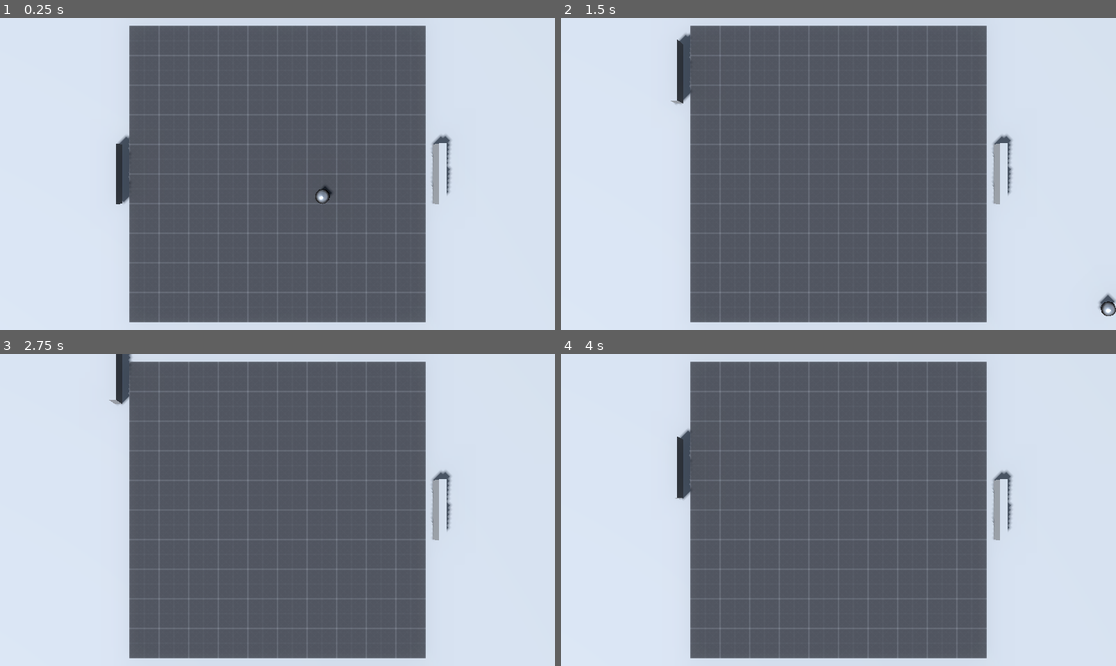
Above: before the commit, frames 1-4 (two rows, left to right).
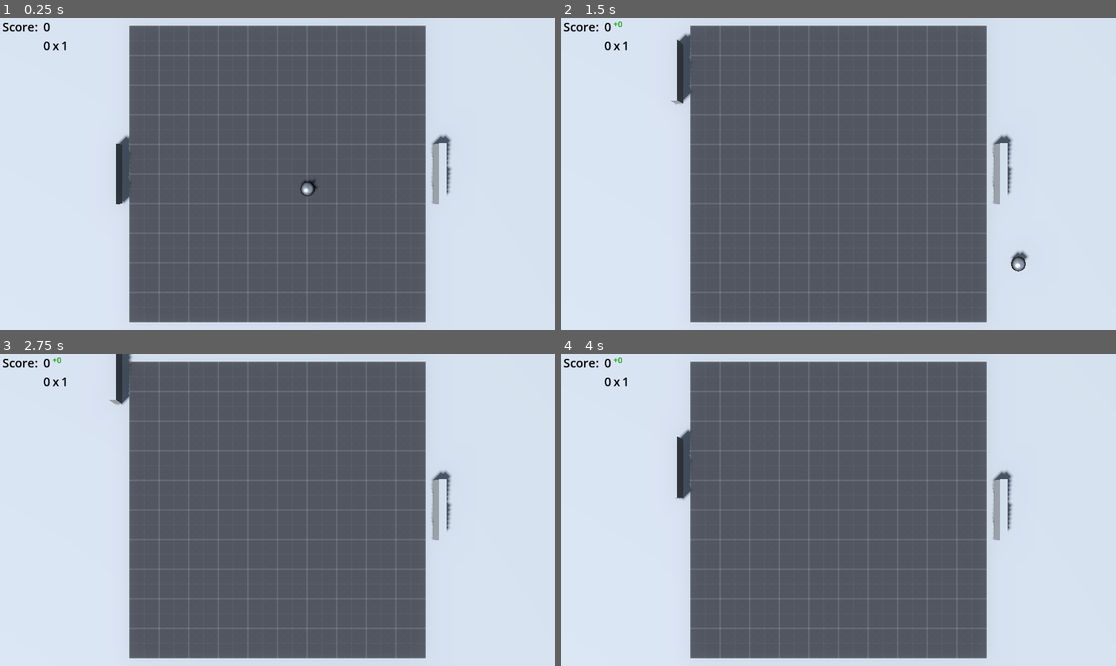
Above: after the commit, the same moments.

Repository: newtsquid-games/newtsquid-pingpong
Game: Godot game, scene res://stages/pingpong-stage.tscn
Same seed, same stepped clock (60 frames per second), same inputs: the game is played once before the commit and once after it.
Inputs:
- Up to frame 1 (0.25 s): no input
- Up to frame 2 (1.5 s): hold W (MoveUp1) 0.53-1.28 s; hold S (MoveDown1) from 1.28 s (still down)
- Up to frame 3 (2.75 s): release S (MoveDown1) at 2.03 s; hold W (MoveUp1) from 2.03 s (still down)
- Up to frame 4 (4 s): tap Enter at 3.5 s; release W (MoveUp1) at 3.53 s; hold S (MoveDown1) from 3.53 s (still down)

The runs differ from the first frame. In frame 1, 0.4% of the frame differs, in the area x 0-60%, y 1-60%; in frame 2, 0.5%, in the area x 0-100%, y 1-96%; in frame 3, 0.2%; in frame 4, 0.2%.

Commit message:
Add a simple scoring mechanic + ball speed now increases with the score multiplier
Added a new HUD scene that contains the total score, incremental value, value per collision, and current multiplier. The multiplier is based on the number of consecutive collisions the ball makes to the paddle. It will reset if the ball misses the paddle.

Diff:
--- /dev/null
+++ b/objects/HUD.tscn
@@ -0,0 +1,85 @@
+[gd_scene load_steps=3 format=3 uid="uid://dq8vtjimgmehf"]
+
+[ext_resource type="Script" path="res://objects/hud.gd" id="1_0n7wc"]
+
+[sub_resource type="LabelSettings" id="LabelSettings_fwcf0"]
+font_size = 25
+font_color = Color(0, 0, 0, 1)
+
+[node name="Hud" type="Control"]
+layout_mode = 3
+anchors_preset = 15
+anchor_right = 1.0
+anchor_bottom = 1.0
+grow_horizontal = 2
+grow_vertical = 2
+script = ExtResource("1_0n7wc")
+
+[node name="RootScoreContainer" type="VBoxContainer" parent="."]
+custom_minimum_size = Vector2(500, 0)
+layout_mode = 1
+anchors_preset = -1
+offset_right = 40.0
+offset_bottom = 40.0
+
+[node name="TotalScoreContainer" type="MarginContainer" parent="RootScoreContainer"]
+layout_mode = 2
+theme_override_constants/margin_left = 5
+
+[node name="ScoreDataContainer" type="HBoxContainer" parent="RootScoreContainer/TotalScoreContainer"]
+layout_direction = 2
+layout_mode = 2
+theme_override_constants/separation = 5
+
+[node name="ScoreContainer" type="HBoxContainer" parent="RootScoreContainer/TotalScoreContainer/ScoreDataContainer"]
+layout_mode = 2
+theme_override_constants/separation = 5
+
+[node name="ScoreDisplay" type="Label" parent="RootScoreContainer/TotalScoreContainer/ScoreDataContainer/ScoreContainer"]
+layout_direction = 2
+layout_mode = 2
+size_flags_horizontal = 0
+size_flags_vertical = 1
+text = "Score: "
+label_settings = SubResource("LabelSettings_fwcf0")
+
+[node name="ScoreValue" type="Label" parent="RootScoreContainer/TotalScoreContainer/ScoreDataContainer/ScoreContainer"]
+layout_mode = 2
+size_flags_vertical = 1
+label_settings = SubResource("LabelSettings_fwcf0")
+
+[node name="IncrementValue" type="Label" parent="RootScoreContainer/TotalScoreContainer/ScoreDataContainer"]
+layout_mode = 2
+size_flags_vertical = 1
+theme_override_colors/font_color = Color(0, 0.596512, 0, 1)
+
+[node name="CollisionScoreContainer" type="MarginContainer" parent="RootScoreContainer"]
+layout_mode = 2
+theme_override_constants/margin_left = 90
+
+[node name="ScoreDataContainer" type="HBoxContainer" parent="RootScoreContainer/CollisionScoreContainer"]
+layout_direction = 2
+layout_mode = 2
+theme_override_constants/separation = 5
+
+[node name="ScoreContainer" type="HBoxContainer" parent="RootScoreContainer/CollisionScoreContainer/ScoreDataContainer"]
+layout_mode = 2
+theme_override_constants/separation = 5
+
+[node name="ScoreValue" type="Label" parent="RootScoreContainer/CollisionScoreContainer/ScoreDataContainer/ScoreContainer"]
+layout_mode = 2
+label_settings = SubResource("LabelSettings_fwcf0")
+
+[node name="MultiplierContainer" type="HBoxContainer" parent="RootScoreContainer/CollisionScoreContainer/ScoreDataContainer"]
+layout_mode = 2
+
+[node name="MultiplierLabel" type="Label" parent="RootScoreContainer/CollisionScoreContainer/ScoreDataContainer/MultiplierContainer"]
+layout_direction = 2
+layout_mode = 2
+text = "x"
+label_settings = SubResource("LabelSettings_fwcf0")
+
+[node name="MultiplierValue" type="Label" parent="RootScoreContainer/CollisionScoreContainer/ScoreDataContainer/MultiplierContainer"]
+layout_direction = 2
+layout_mode = 2
+label_settings = SubResource("LabelSettings_fwcf0")
--- a/objects/ball.gd
+++ b/objects/ball.gd
@@ -7,13 +7,21 @@
 
 @export var hitVelocityDamping = 0.5
 
-@export var ballspeed := 1.0
+@export var baseBallSpeed := 4.0
 
 @export var upInput := "MoveUp1"
 @export var downInput := "MoveDown1"
 @export var resetBallInput := "ResetBall"
 
+@export var difficultyInterval := 5
+@export var ballSpeedIncrement := 0.01
+
 @onready var me := $"."
+@onready var collisionCount := 0
+@onready var ballspeed := baseBallSpeed
+
+signal paddle_collision(collision_count)
+signal paddle_miss
 
 var rightBound := true
 var verticalVelocity := 0.5
@@ -28,37 +36,44 @@
 
 
 func collisionCheck():
-
 	var atLimit = false
 
 	if me.position.z > bounds && verticalVelocity > 0:
 		verticalVelocity *= -1
-
-	if me.position.z < -bounds && verticalVelocity < 0:
+	elif me.position.z < -bounds && verticalVelocity < 0:
 		verticalVelocity *= -1
 
 	if(me.position.x > bounds && me.position.x < bounds + margin):
 		atLimit = true
-	if(me.position.x < -bounds && me.position.x > -bounds - margin):
+	elif(me.position.x < -bounds && me.position.x > -bounds - margin):
 		atLimit = true
 
 	if(atLimit):
 		var left = leftPaddle.getPaddlePos()
 		var right = rightPaddle.getPaddlePos()
-		print(left, right)
-		print(me.position)
 		#run if collide
 		if !rightBound && absf(left.z - me.position.z) < paddleRadius:
+			collisionCount += 1
 			verticalVelocity = lerp(-(left.z - me.position.z), verticalVelocity, hitVelocityDamping)
 			rightBound = !rightBound
-			print("bounce rightbound!")
+			paddle_collision.emit(collisionCount)
 		elif rightBound && absf(right.z - me.position.z) < paddleRadius:
+			collisionCount += 1
 			verticalVelocity = lerp(-(right.z - me.position.z), verticalVelocity, hitVelocityDamping)
 			rightBound = !rightBound
-			print("bounce leftbound!")
+			paddle_collision.emit(collisionCount)
+		else:
+			collisionCount = 0
+			ballspeed = baseBallSpeed
+			paddle_miss.emit()
+
 # Called every frame. 'delta' is the elapsed time since the previous frame.
 func _process(delta):
 	collisionCheck()
+
+	if (collisionCount > 0 && collisionCount % difficultyInterval == 0):
+		ballspeed += ballSpeedIncrement
+
 	var horizontalSpeed = delta * ballspeed
 	if(!rightBound):
 		horizontalSpeed *= -1
--- /dev/null
+++ b/objects/hud.gd
@@ -0,0 +1,47 @@
+extends Control
+
+@onready var score := 0
+@onready var totalScoreLabel := $RootScoreContainer/TotalScoreContainer/ScoreDataContainer/ScoreContainer/ScoreValue
+@onready var collisionScoreLabel := $RootScoreContainer/CollisionScoreContainer/ScoreDataContainer/ScoreContainer/ScoreValue
+@onready var multiplierLabel := $RootScoreContainer/CollisionScoreContainer/ScoreDataContainer/MultiplierContainer/MultiplierValue
+@onready var incrementLabel := $RootScoreContainer/TotalScoreContainer/ScoreDataContainer/IncrementValue
+
+@export var collisionValue := 25
+@export var scoreMulti := 1
+@export var multiIncreaseInterval := 5
+
+@export var incrementDisplayTimeout := 1
+@onready var incrementDisplayTimer := Timer.new()
+
+# Called when the node enters the scene tree for the first time.
+func _ready() -> void:
+	totalScoreLabel.text = str(score)
+	collisionScoreLabel.text = str(score)
+	multiplierLabel.text = str(scoreMulti)
+
+func addScore(scoreValue: int):
+	var scoreIncrement = scoreValue * scoreMulti
+
+	collisionScoreLabel.text = str(scoreValue)
+	multiplierLabel.text = str(scoreMulti)
+	incrementLabel.text = "+" + str(scoreIncrement)
+
+	score += scoreIncrement
+	totalScoreLabel.text = str(score)
+
+# Called every frame. 'delta' is the elapsed time since the previous frame.
+func _process(delta: float) -> void:
+	pass
+
+
+func _on_ball_paddle_collision(collision_count) -> void:
+	if (collision_count % multiIncreaseInterval == 0):
+		scoreMulti += 1
+
+	addScore(collisionValue)
+
+
+func _on_ball_paddle_miss() -> void:
+	scoreMulti = 1
+
+	addScore(0)
--- a/objects/paddle.gd
+++ b/objects/paddle.gd
@@ -12,8 +12,10 @@
 @export var downInput := "MoveDown1"
 
 @export var range := 5
+
 func getPaddlePos():
 	return paddleObj.position
+
 func _input(event):
 	if event.is_action(upInput)  && event.is_pressed():
 		currentState = direction.UP
--- a/stages/pingpong-stage.tscn
+++ b/stages/pingpong-stage.tscn
@@ -1,6 +1,7 @@
-[gd_scene load_steps=10 format=3 uid="uid://cxmo7gp8lhdcs"]
+[gd_scene load_steps=11 format=3 uid="uid://cxmo7gp8lhdcs"]
 
 [ext_resource type="Environment" uid="uid://dktyk5r37qak0" path="res://stages/pingpong-environment-settings.tres" id="1_fls30"]
+[ext_resource type="PackedScene" uid="uid://dq8vtjimgmehf" path="res://objects/HUD.tscn" id="1_y4rbh"]
 [ext_resource type="CameraAttributesPhysical" uid="uid://385dlrwvkw0c" path="res://stages/camera_attributes_physical.tres" id="2_bcsde"]
 [ext_resource type="Compositor" uid="uid://dbqx7oyu0n1vq" path="res://stages/pingpong-compositor.tres" id="3_uvw57"]
 [ext_resource type="Texture2D" uid="uid://dha4lb3ntg0es" path="res://addons/kenney_prototype_textures/dark/texture_05.png" id="4_gfbhm"]
@@ -18,6 +19,10 @@
 size = Vector2(10, 10)
 
 [node name="stage3d" type="Node3D"]
+
+[node name="Hud" parent="." instance=ExtResource("1_y4rbh")]
+offset_top = 1.0
+offset_bottom = 1.0
 
 [node name="Camera3D" type="Camera3D" parent="."]
 transform = Transform3D(1, 0, 0, 0, 2.98023e-08, 1, 0, -1, 2.98023e-08, 0, 26, 1.19209e-07)
@@ -59,7 +64,6 @@
 paddleRadius = 1.25
 leftPaddle = NodePath("../PaddleRoot")
 rightPaddle = NodePath("../PaddleRoot2")
-ballspeed = 6.0
 
 [node name="PaddleRoot2" parent="." instance=ExtResource("6_duoq8")]
 transform = Transform3D(1, 0, 0, 0, 1, 0, 0, 0, 1, 5.4, 0, 0)
@@ -70,3 +74,6 @@
 [node name="PaddleRoot" parent="." instance=ExtResource("6_duoq8")]
 transform = Transform3D(1, 0, 0, 0, 1, 0, 0, 0, 1, -5.4, 0, 0)
 paddleSpeed = 8
+
+[connection signal="paddle_collision" from="Ball" to="Hud" method="_on_ball_paddle_collision"]
+[connection signal="paddle_miss" from="Ball" to="Hud" method="_on_ball_paddle_miss"]
